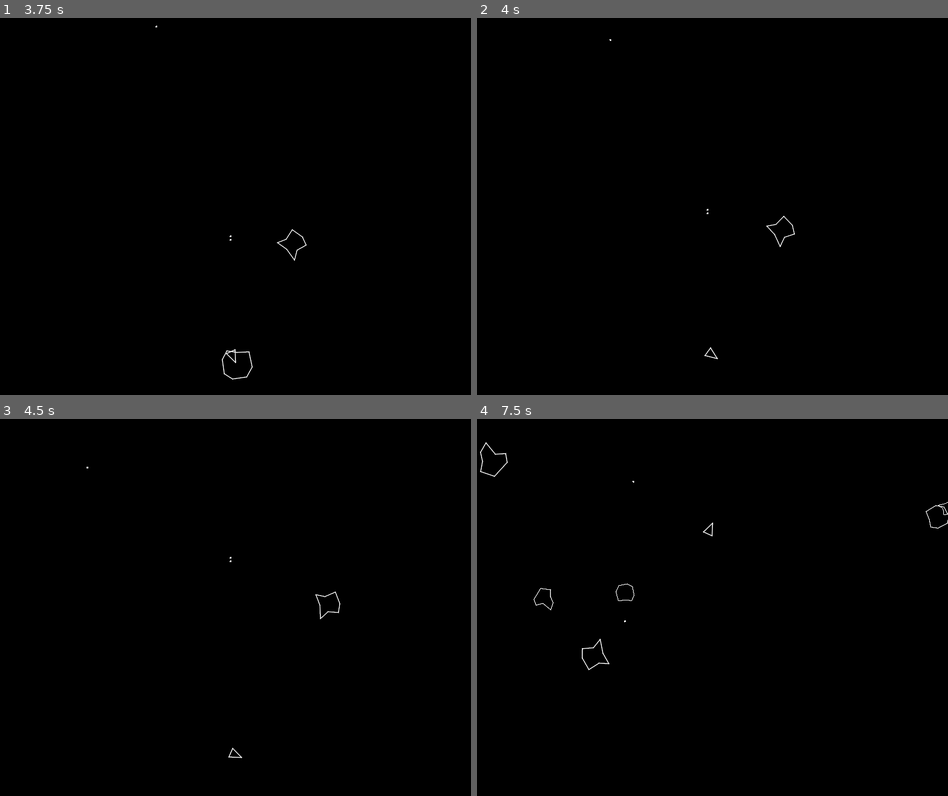
Above: before the commit, frames 1-4 (two rows, left to right).
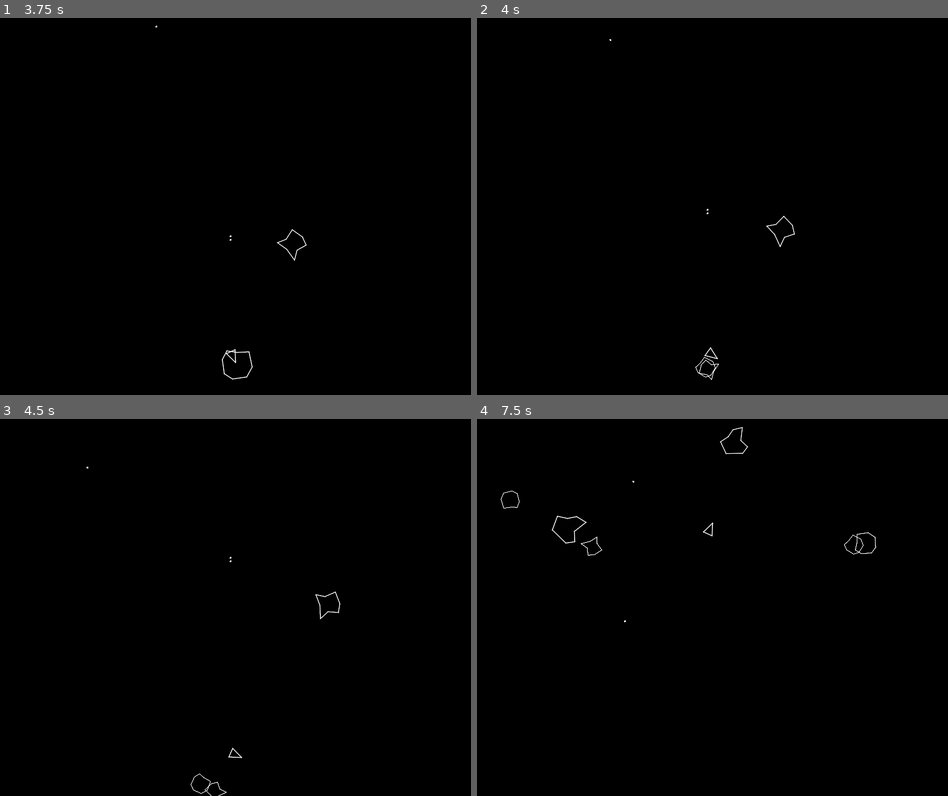
Above: after the commit, the same moments.

Repository: edudf90/asteroids-godot
Game: Godot game, scene res://game/game.tscn
Two runs of this game, one before a commit and one after it. Both use one fixed random seed, a clock stepped at 60 frames per second and the inputs below.
Inputs:
- Up to frame 1 (3.75 s): tap Enter (ui_accept) at 0.5, 0.77, 1.52, 3.02 s; hold Up (ui_up) 0.53-2.03 s; hold Left (ui_left) from 2.03 s (still down)
- Up to frame 2 (4 s): keep holding Left (ui_left); tap Enter (ui_accept) at 3.77 s
- Up to frame 3 (4.5 s): release Left (ui_left) at 4.28 s; hold Right (ui_right) from 4.28 s (still down)
- Up to frame 4 (7.5 s): tap Enter (ui_accept) at 4.52, 6.02, 6.77 s; release Right (ui_right) at 5.03 s; hold Up (ui_up) 5.03-5.78 s; hold Right (ui_right) from 5.78 s (still down)

Frame 1 is identical in both runs. In frame 2, less than 0.1% of the frame differs, in the area x 46-52%, y 89-97%; in frame 3, less than 0.1%; in frame 4, 0.5%, in the area x 0-100%, y 2-67%.

Commit message:
Change spawning logic for asteroid fragments. Fix bugs in asteroid generation.

Diff:
--- a/asteroid/asteroid.gd
+++ b/asteroid/asteroid.gd
@@ -61,27 +61,29 @@
 		else:
 			position.x = rng.randf_range(MIN_SPAWNING_X, MAX_SPAWNING_X)
 			position.y = MAX_SPAWNING_Y if randi_range(0, 1) % 2 == 0 else MIN_SPAWNING_Y
+		var x_middle = (MAX_SPAWNING_X + MIN_SPAWNING_X) / 2.
+		var y_middle = (MAX_SPAWNING_Y + MIN_SPAWNING_Y) / 2.
+		if position.x > x_middle:
+			velocity.x = - velocity.x
+		if position.y > y_middle:
+			velocity.y = - velocity.y
 	else:
 		position = spawn_position
-	var x_middle = (MAX_SPAWNING_X + MIN_SPAWNING_X) / 2.
-	var y_middle = (MAX_SPAWNING_Y + MIN_SPAWNING_Y) / 2.
-	if position.x > x_middle:
-		velocity.x = - velocity.x
-	if position.y > y_middle:
-		velocity.y = - velocity.y
+		velocity.x = velocity.x if randi_range(0, 1) % 2 == 0 else -velocity.x
+		velocity.y = velocity.y if randi_range(0, 1) % 2 == 0 else -velocity.y
 	if is_ready:
 		reset_child_nodes()
 
 func reset_child_nodes():
-	$PolygonCenterArea.monitoring = true
-	$PolygonCenterArea.monitorable = true
-	$PolygonCollisionArea.monitoring = true
-	$PolygonCollisionArea.monitorable = true
+	$PolygonCenterArea.set_deferred("monitoring", true)
+	$PolygonCenterArea.set_deferred("monitorable", true)
+	$PolygonCollisionArea.set_deferred("monitoring", true)
+	$PolygonCollisionArea.set_deferred("monitorable", true)
 
 # Called when the node enters the scene tree for the first time.
 func _ready():
 	is_ready = true
-	$PolygonCollisionArea/AsteroidPolygon.polygon = PackedVector2Array(SHAPES[shape])
+	$PolygonCollisionArea/AsteroidPolygon.set_deferred("polygon", PackedVector2Array(SHAPES[shape]))
 	$PolygonCenterArea.add_to_group("moving_body")
 	$PolygonCollisionArea.connect("area_entered", on_polygon_collision_area_entered)
 
--- a/game/asteroid_generator.gd
+++ b/game/asteroid_generator.gd
@@ -41,14 +41,19 @@
 	return asteroid_size
 
 func despawn_asteroid(asteroid : Asteroid):
+	var original_position = asteroid.position
 	asteroid.remove()
 	dead_asteroids.push_back(asteroid)
 	current_sum_asteroid_levels -= asteroid.size
 	if asteroid.size != asteroid.SMALL:
 		var child1 = get_asteroid_instance()
-		set_asteroid(child1, asteroid.size / 2, asteroid.position)
+		if child1 == null:
+			return
+		set_asteroid(child1, asteroid.size / 2, original_position)
 		var child2 = get_asteroid_instance()
-		set_asteroid(child2, asteroid.size / 2, asteroid.position)
+		if child2 == null:
+			return
+		set_asteroid(child2, asteroid.size / 2, original_position)
 
 func get_asteroid_instance():
 	if asteroids.size() < MAX_ASTEROIDS:
@@ -64,7 +69,7 @@
 	asteroid.reset(size, spawn_position)
 	if asteroids.size() < MAX_ASTEROIDS:
 		asteroids.push_back(asteroid)
-		add_child(asteroid)
+		call_deferred("add_child", asteroid)
 
 # Called every frame. 'delta' is the elapsed time since the previous frame.
 func _process(delta):
